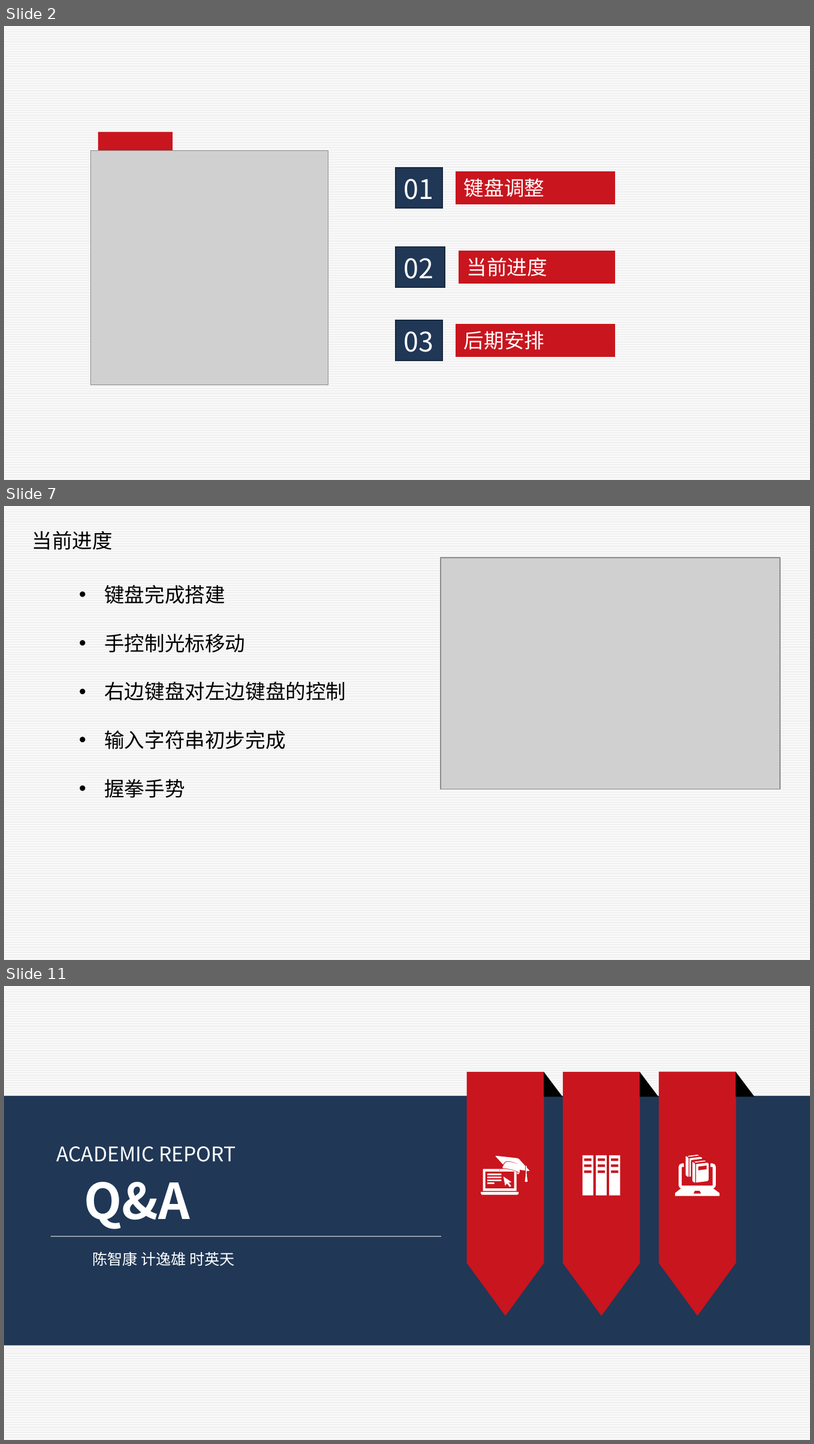
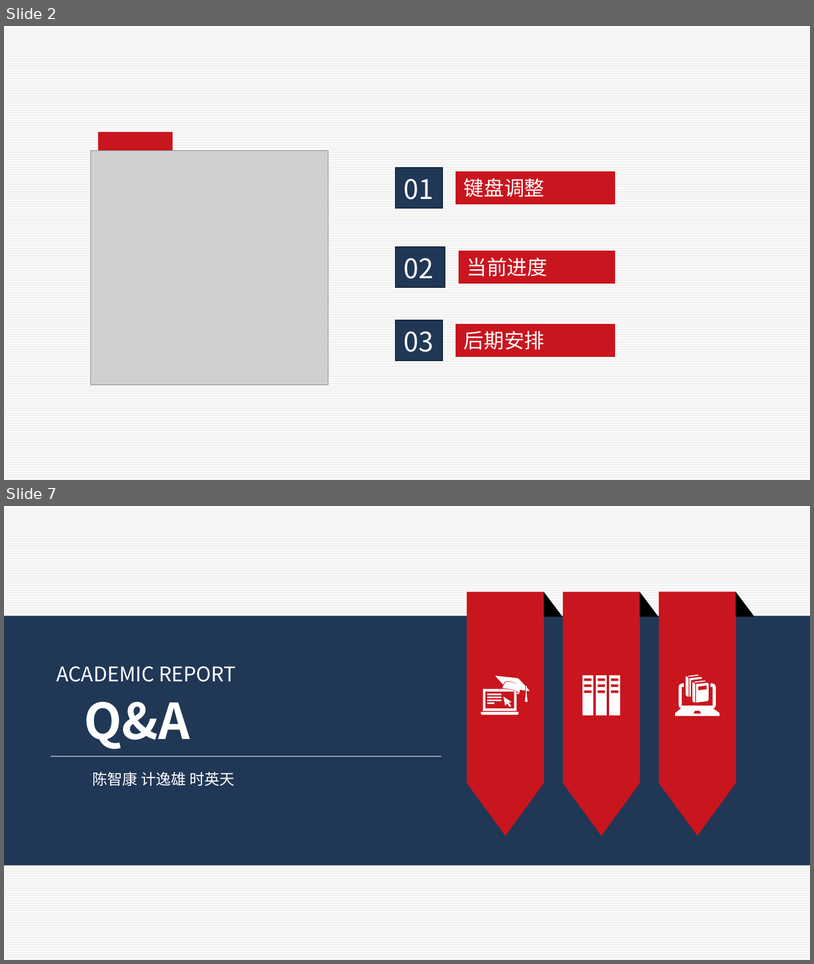
Before and after one commit to jiyixiong/keyboard, a slide deck: 人机交互.pptx. Shown one above the other, each under a label of ours: slides 2, 7 and 11 before the commit, slides 2 and 7 after it; the slides between them are not shown. The pictures are 814x1444 and 814x964 pixels, drawn with LibreOffice and Linux fonts; fonts in the diff are those of the drawing; grey boxes stand for pictures. Boxes give left, top, right and bottom in pixels: in the first picture for what was removed or moved away, otherwise in the second. Text is boxed around its words. In the diff, an @@ line names an element or a change of style, - is before the commit and + after.

```diff
--- a/人机交互.pptx
+++ b/人机交互.pptx
@@ slide 7 removed at [4,506,810,960], background pattern #F2F2F2 on #FFFFFF @@
@@ text removed at [32,531,113,550] @@
-当前进度
@@ picture removed at [441,558,780,789] @@
@@ text removed at [104,585,346,798] @@
-• 键盘完成搭建
-• 手控制光标移动
-• 右边键盘对左边键盘的控制
-• 输入字符串初步完成
-• 握拳手势
@@ what was slide 11 is now slide 7 @@
```
Also in this commit, not shown: 1 slide changed, 3 slides added, 6 other slides removed, 1 other file.
